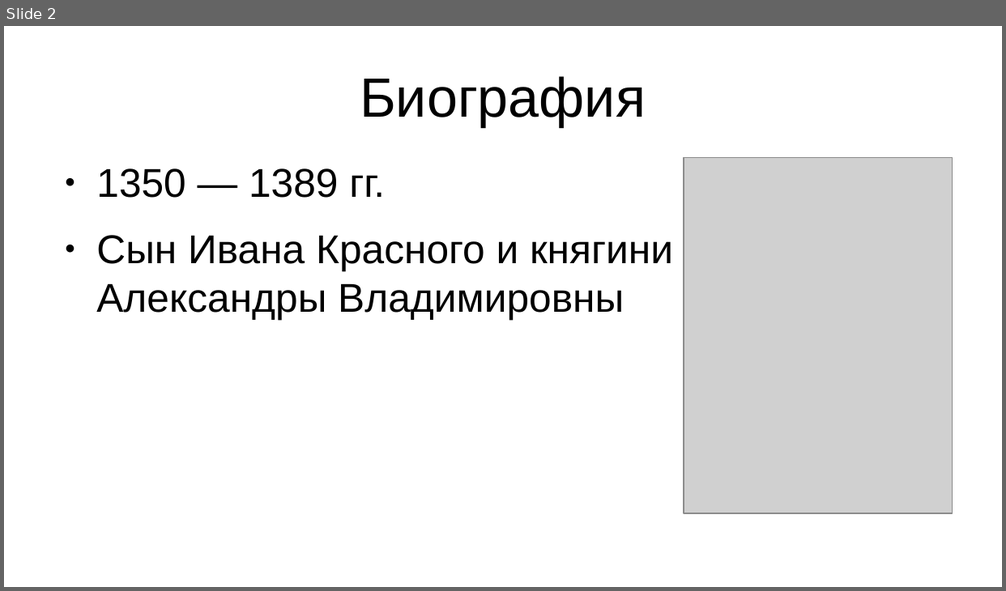
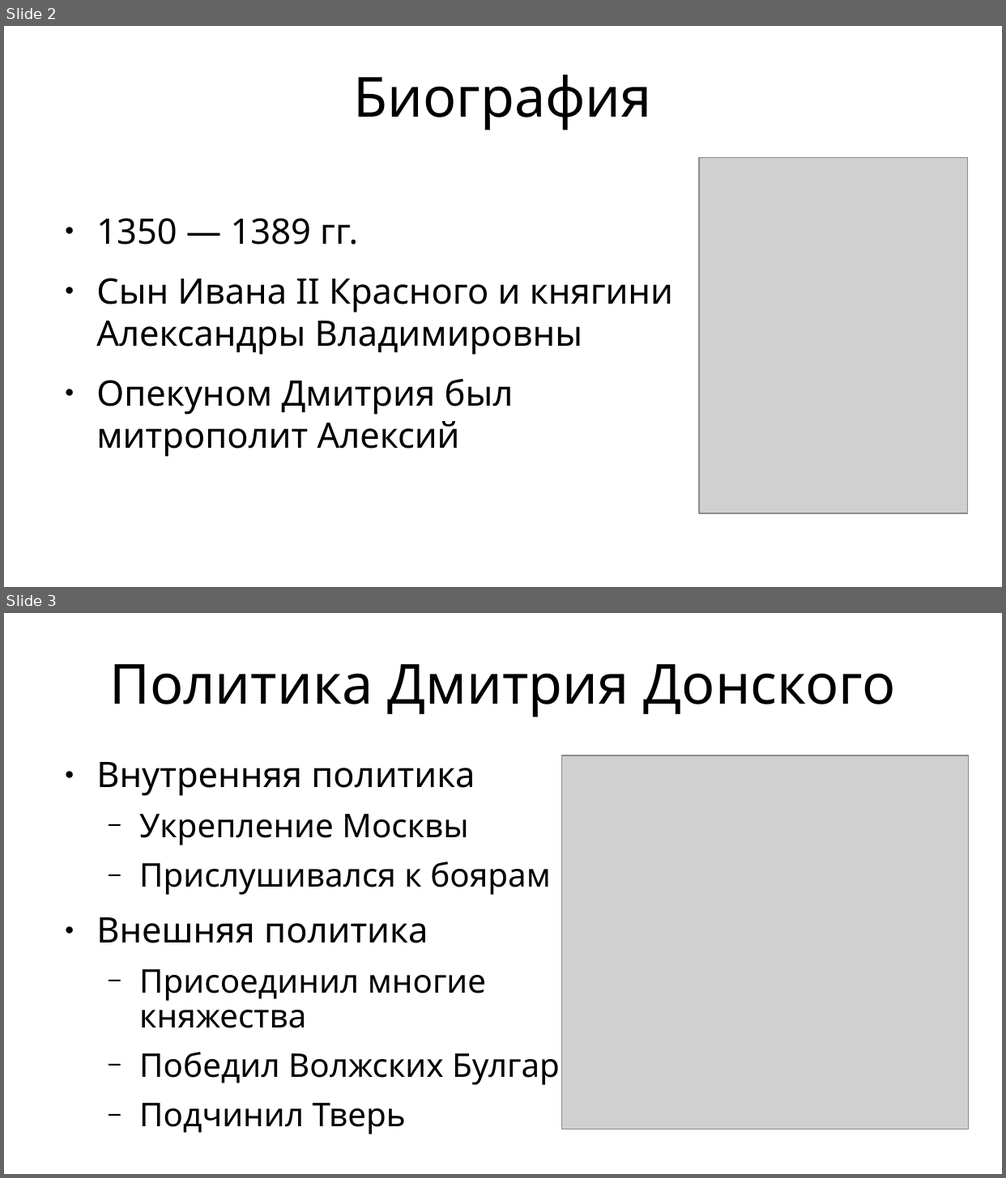
Before and after one commit to Astolfo-femboy-UwU/urban-octo-barnacle, a slide deck: История/Дмитрий Донской.pptx. Shown one above the other, each under a label of ours: slide 2 before the commit, slides 2 and 3 after it. The pictures are 1006x591 and 1006x1178 pixels, drawn with LibreOffice and Linux fonts; fonts in the diff are those of the drawing; grey boxes stand for pictures. Boxes give left, top, right and bottom in pixels: in the first picture for what was removed or moved away, otherwise in the second. Text is boxed around its words. In the diff, an @@ line names an element or a change of style, - is before the commit and + after.

```diff
--- a/История/Дмитрий Донской.pptx
+++ b/История/Дмитрий Донской.pptx
@@ slide 3 added at (4, 613, 1002, 1174), background #FFFFFF @@
@@ title added at (109, 664, 896, 717), 44 pt, text #000000 @@
+Политика Дмитрия Донского
@@ picture added at (562, 756, 969, 1129) @@
@@ text added at (96, 762, 560, 1135), 26 pt, text #000000 @@
+● Внутренняя политика
+  − Укрепление Москвы
+  − Прислушивался к боярам
+● Внешняя политика
+  − Присоединил многие княжества
+  − Победил Волжских Булгар
+  − Подчинил Тверь
@@ slide 2 changed as well @@
@@ title "Биография" at (353, 75, 652, 130): font Arial to Noto Sans @@
@@ text "1350 — 1389 гг." at (96, 218, 673, 457): vertical alignment top to middle @@
@@ picture: place and size @@
-picture at (684, 157, 953, 514)
+picture at (700, 157, 968, 514)
@@ text at (96, 218, 358, 245): size 32 to 28 pt, font Arial to Noto Sans in "1350 — 1389 гг." @@
@@ text at (96, 278, 673, 457): text changed; size 32 to 28 pt; font Arial to Noto Sans @@
-● Сын Ивана Красного и княгини Александры Владимировны
+● Сын Ивана II Красного и княгини Александры Владимировны
+● Опекуном Дмитрия был митрополит Алексий
```
Also in this commit, not shown: 1 other slide changed, 6 other slides added, 5 slides removed, 3 other files.
